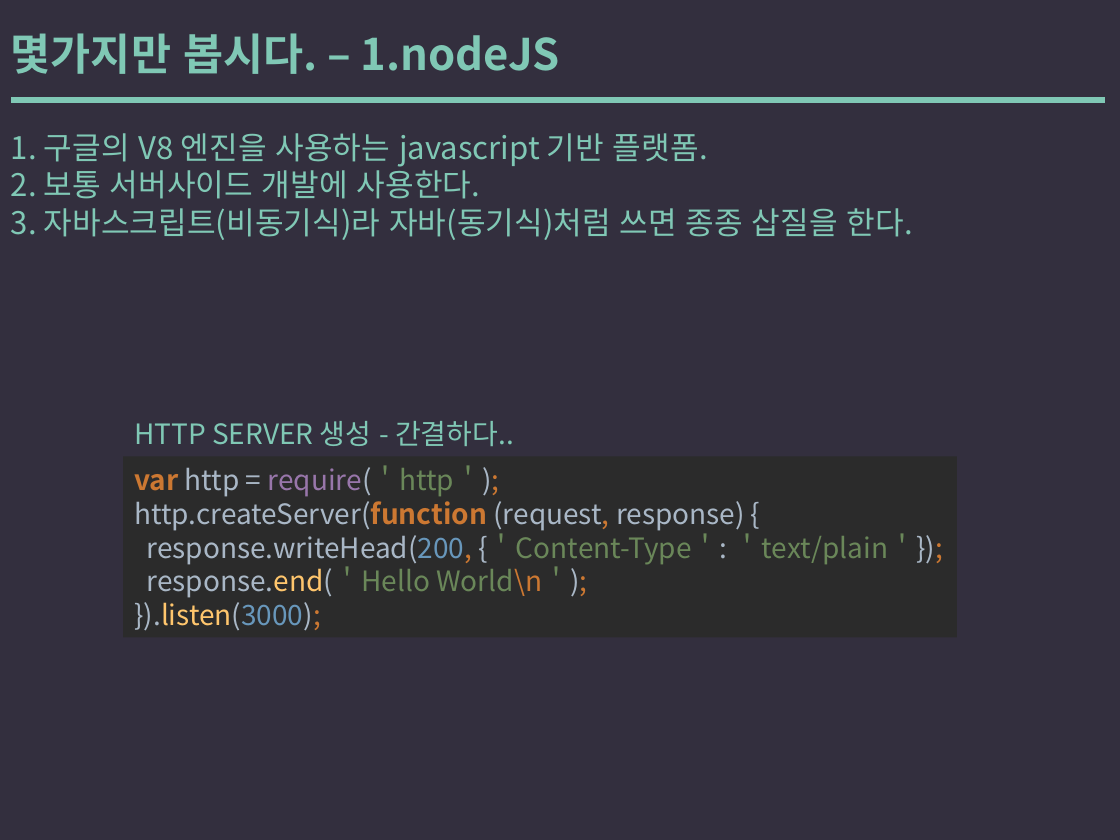
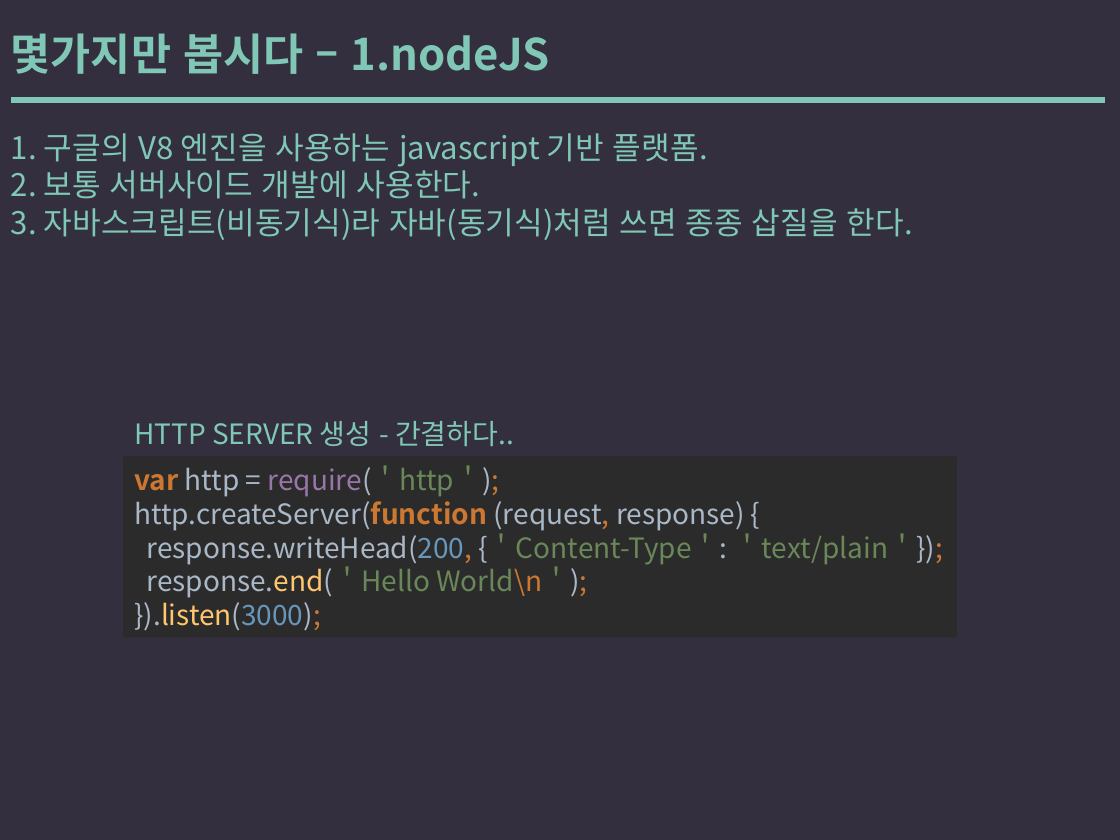
Before and after one commit to yysstory/mozzi, a slide deck: slide 6 of DOCS/1.pptx. Drawn at 1120x840 pixels with LibreOffice and Linux fonts; fonts in the diff are those of the drawing. Boxes give left, top, right and bottom in pixels: in the first picture for what was removed or moved away, otherwise in the second. Text is boxed around its words. In the diff, an @@ line names an element or a change of style, - is before the commit and + after.

```diff
--- a/DOCS/1.pptx
+++ b/DOCS/1.pptx
@@ text at [11,33,550,74]: text changed @@
-몇가지만 봅시다. – 1.nodeJS
+몇가지만 봅시다 – 1.nodeJS
```
Also in this commit, not shown: 16 other slides changed, 1 slide added, 1 slide removed.
